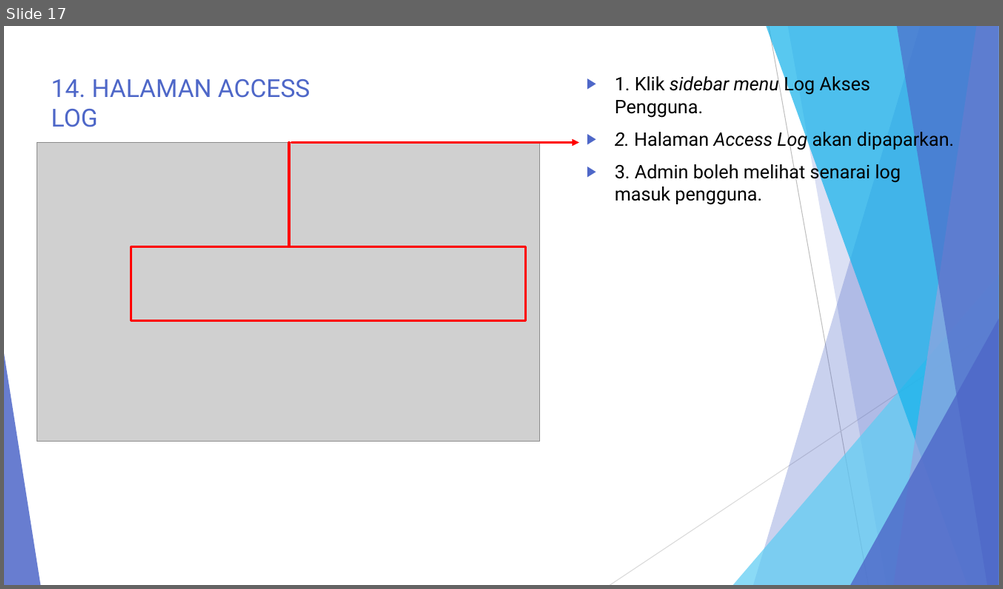
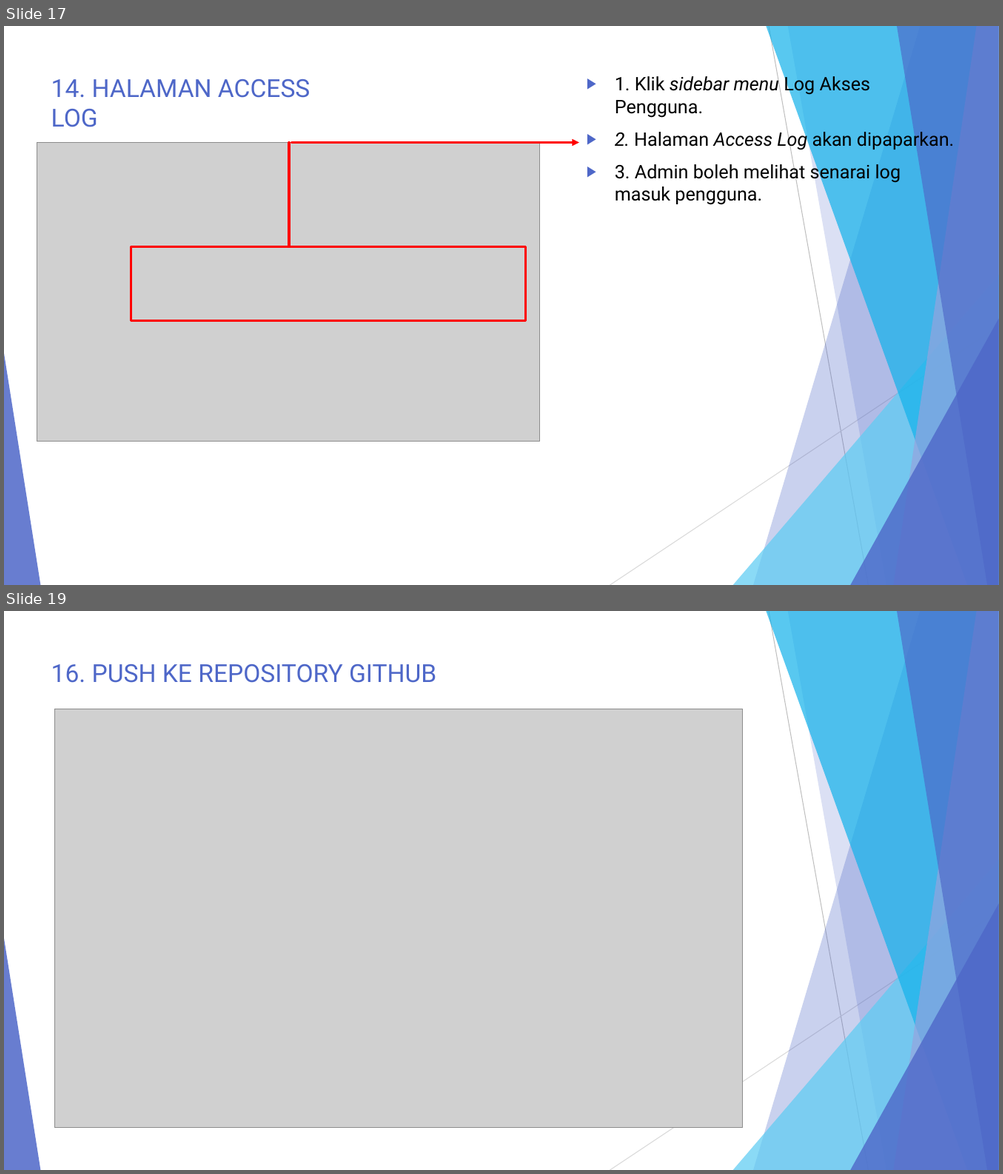
Before and after one commit to aliaatrhaziz/alia_final_itd, a slide deck: MANUAL PENGGUNA SISTEM TEMPAHAN BILIK ASRAMA.pptx. Shown one above the other, each under a label of ours: slide 17 before the commit, slides 17 and 19 after it; the slides between them are not shown. The pictures are 1003x589 and 1003x1174 pixels, drawn with LibreOffice and Linux fonts; fonts in the diff are those of the drawing; grey boxes stand for pictures. Boxes give left, top, right and bottom in pixels: in the first picture for what was removed or moved away, otherwise in the second. Text is boxed around its words. In the diff, an @@ line names an element or a change of style, - is before the commit and + after.

```diff
--- a/MANUAL PENGGUNA SISTEM TEMPAHAN BILIK ASRAMA.pptx
+++ b/MANUAL PENGGUNA SISTEM TEMPAHAN BILIK ASRAMA.pptx
@@ slide 19 added at (x1=4, y1=611, x2=999, y2=1170), background #FFFFFF; not listed: 10 template elements that a slide beside it also shows @@
@@ title added at (x1=51, y1=664, x2=436, y2=683), 24 pt, text #4E67C8 @@
+16. PUSH KE REPOSITORY GITHUB
@@ picture added at (x1=55, y1=709, x2=743, y2=1128) @@
```
Also in this commit, not shown: 2 slides changed, 1 other file.
